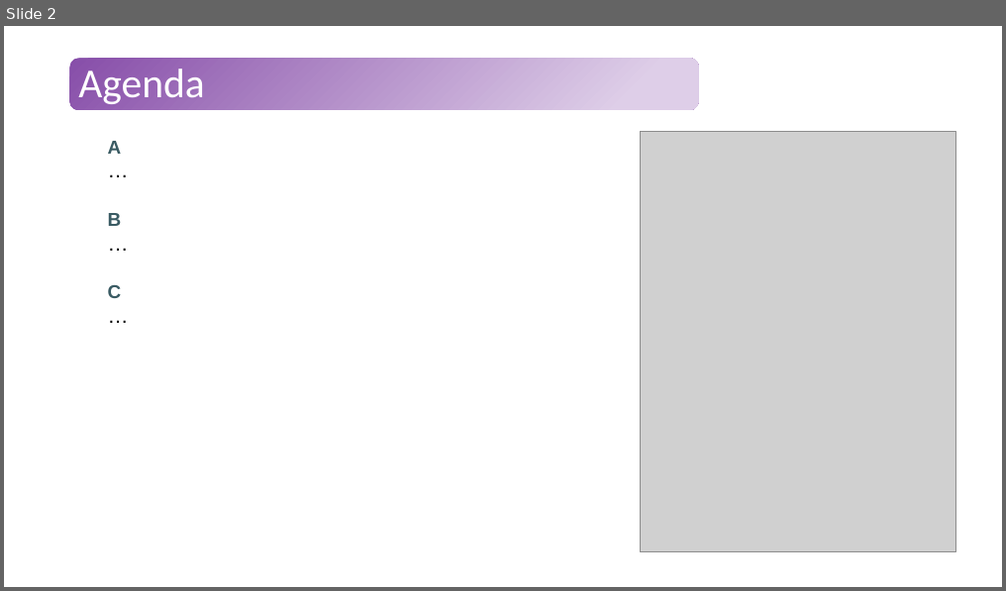
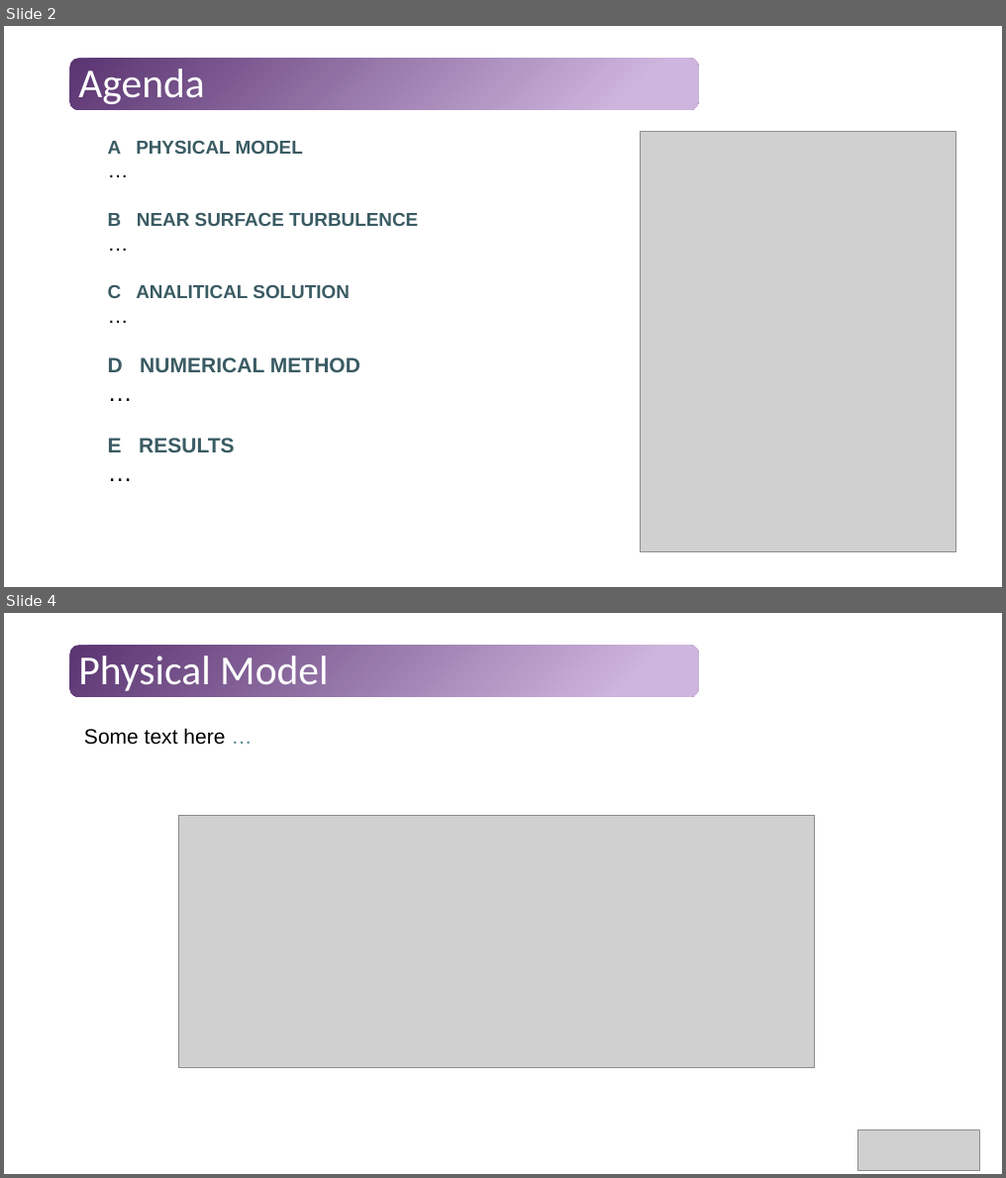
Before and after one commit to Tavi681/PoliPhysics, a slide deck: Tema 1/paper/Tema1.pptx. Shown one above the other, each under a label of ours: slide 2 before the commit, slides 2 and 4 after it; the slides between them are not shown. The pictures are 1006x591 and 1006x1178 pixels, drawn with LibreOffice and Linux fonts; fonts in the diff are those of the drawing; grey boxes stand for pictures. Boxes give left, top, right and bottom in pixels: in the first picture for what was removed or moved away, otherwise in the second. Text is boxed around its words. In the diff, an @@ line names an element or a change of style, - is before the commit and + after.

```diff
--- a/Tema 1/paper/Tema1.pptx
+++ b/Tema 1/paper/Tema1.pptx
@@ slide 4 added at (x1=4, y1=613, x2=1002, y2=1174), background #FFFFFF; not listed: 1 template element that a slide beside it also shows @@
@@ title added at (x1=78, y1=656, x2=328, y2=691), 39.6 pt, text #FFFFFF @@
+Physical Model
@@ text added at (x1=84, y1=728, x2=225, y2=745), 20 pt, text #000000 @@
+Some text here …
@@ picture added at (x1=178, y1=816, x2=815, y2=1068) @@
@@ picture added at (x1=858, y1=1131, x2=980, y2=1171) @@
@@ slide 2 changed as well @@
@@ rounded rectangle at (x1=70, y1=59, x2=699, y2=110): fill gradient #874EA9 to #DECEE8 to gradient #5A3471 to #CEB5DD @@
@@ text at (x1=108, y1=141, x2=303, y2=154): text changed @@
-A
+A PHYSICAL MODEL
@@ text at (x1=108, y1=213, x2=418, y2=226): text changed @@
-B
+B NEAR SURFACE TURBULENCE
@@ text at (x1=108, y1=285, x2=350, y2=298): text changed @@
-C
+C ANALITICAL SOLUTION
@@ text at (x1=108, y1=358, x2=360, y2=453): paragraphs added @@
+D NUMERICAL METHOD
+…
+E RESULTS
+…
```
Also in this commit, not shown: 1 other slide changed, 1 other slide added, 2 slides removed, 1 other file.
